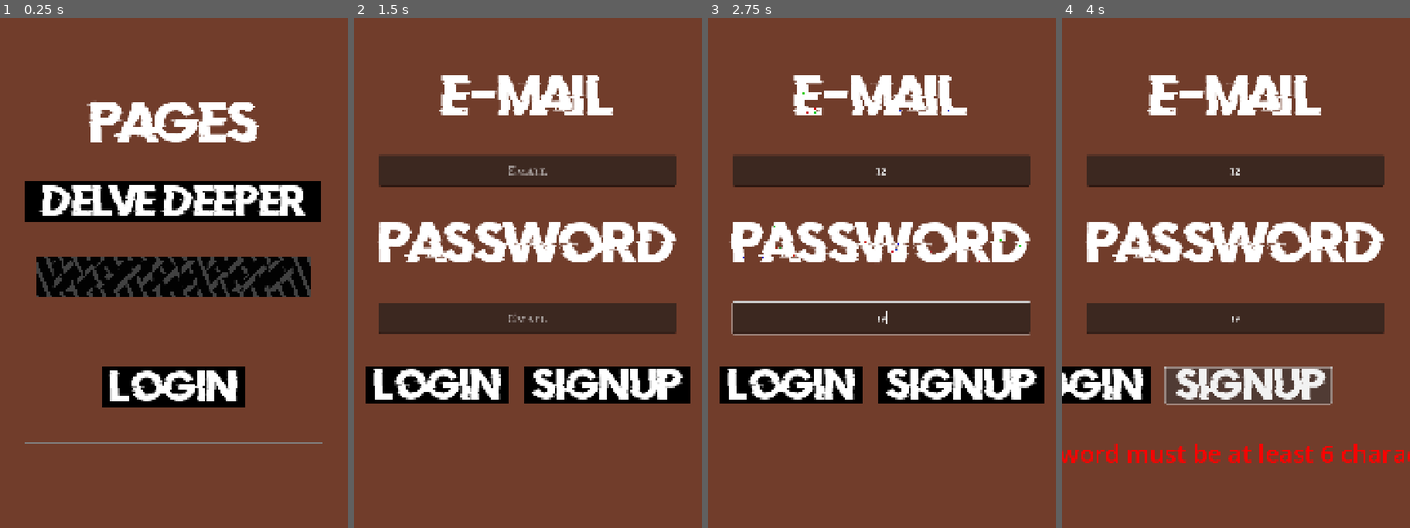
Above: before the commit, frames 1-4 (left to right).
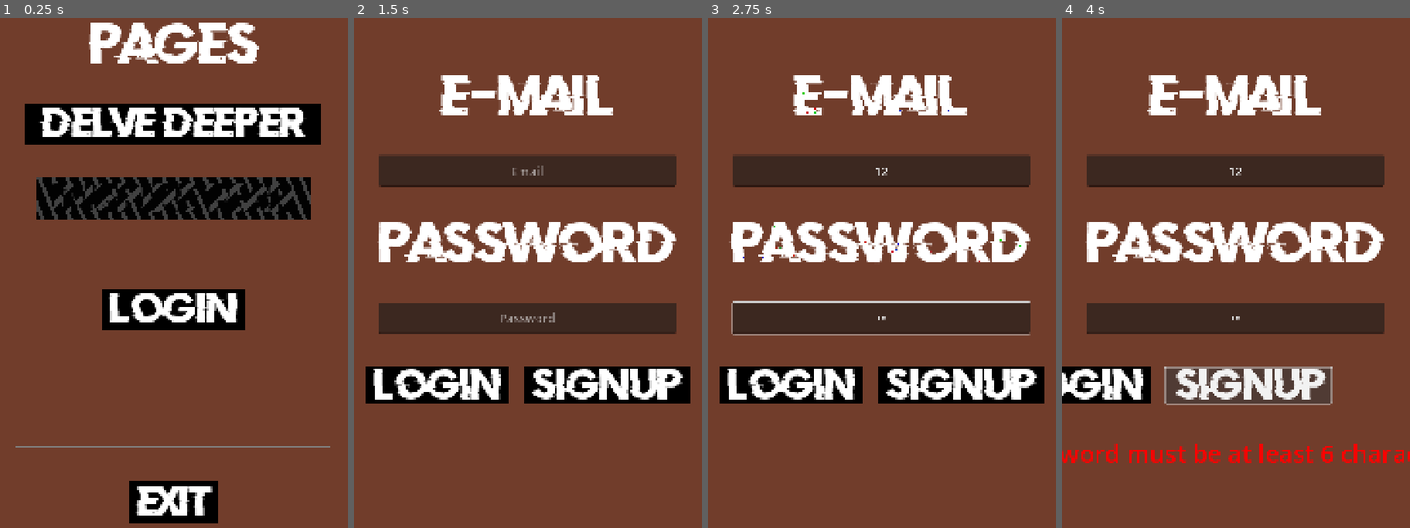
Above: after the commit, the same moments.

Repository: MurkyConspiracy/pages
Game: Godot game, scene res://scenes/pages_main.tscn
The game is run twice, just before and just after one commit, with the same random seed, the same clock (stepped at 60 frames per second) and the same inputs.
Inputs (mouse positions are in pixels of both pictures, inside the frame that each line leads up to):
- Up to frame 1 (0.25 s): no input
- Up to frame 2 (1.5 s): click "Delve Deeper" at 0.5 s; click "Login" at 1.25 s
- Up to frame 3 (2.75 s): click (882, 171) at 2.02 s; type "12" at 2.1 s; click (882, 318) at 2.25 s; type "12" at 2.33 s
- Up to frame 4 (4 s): click "Login" at 2.75 s; click "signup" at 3.5 s

The runs differ from the first frame. In frame 1, 29% of the frame differs, in the area x 4-95%, y 0-100%; in frame 2, 0.3%; in frame 3, less than 0.1%; in frame 4, 0.1%.

Commit message:
Setup authentication context
It helps to setup the auth context to be passed during api calls. The public token is indeed not an Authenticated session....
Fixed several UI related elements and added a logout button.

Diff:
--- a/scenes/pages_login.tscn
+++ b/scenes/pages_login.tscn
@@ -1,9 +1,13 @@
-[gd_scene load_steps=6 format=3 uid="uid://chp8seh84qmty"]
+[gd_scene load_steps=8 format=3 uid="uid://chp8seh84qmty"]
 
 [ext_resource type="Theme" uid="uid://5i8dq35a04rk" path="res://assets/themes/signup_menu.tres" id="1_0dlu3"]
 [ext_resource type="Script" uid="uid://dnhj063h2rxgv" path="res://scripts/pages_login.gd" id="2_ovcde"]
 [ext_resource type="Material" uid="uid://cunv4xrt0qmlh" path="res://assets/shaders/title_shader_material.tres" id="2_wulyw"]
 [ext_resource type="Script" uid="uid://c1867rm23aq7r" path="res://scripts/util/text_flip_pop.gd" id="3_ovcde"]
+
+[sub_resource type="SystemFont" id="SystemFont_ovcde"]
+
+[sub_resource type="SystemFont" id="SystemFont_jp82j"]
 
 [sub_resource type="SystemFont" id="SystemFont_wulyw"]
 
@@ -42,10 +46,12 @@
 layout_mode = 2
 size_flags_horizontal = 4
 size_flags_vertical = 6
+theme_override_fonts/font = SubResource("SystemFont_ovcde")
 theme_override_font_sizes/font_size = 25
 placeholder_text = "Email"
 alignment = 1
 max_length = 32
+virtual_keyboard_type = 5
 
 [node name="Password" type="Label" parent="CenterContainer/VBoxContainer"]
 material = ExtResource("2_wulyw")
@@ -61,10 +67,13 @@
 layout_mode = 2
 size_flags_horizontal = 4
 size_flags_vertical = 3
+theme_override_fonts/font = SubResource("SystemFont_jp82j")
 theme_override_font_sizes/font_size = 25
-placeholder_text = "Email"
+placeholder_text = "Password"
 alignment = 1
 max_length = 32
+virtual_keyboard_type = 6
+secret = true
 
 [node name="HBoxContainer" type="HBoxContainer" parent="CenterContainer/VBoxContainer"]
 layout_mode = 2
@@ -89,5 +98,6 @@
 horizontal_alignment = 1
 vertical_alignment = 1
 
+[connection signal="text_submitted" from="CenterContainer/VBoxContainer/password_input" to="." method="_on_password_input_text_submitted"]
 [connection signal="pressed" from="CenterContainer/VBoxContainer/HBoxContainer/login_button" to="." method="_on_login_button_pressed"]
 [connection signal="pressed" from="CenterContainer/VBoxContainer/HBoxContainer/signup_button" to="." method="_on_signup_button_pressed"]
--- a/scenes/pages_main.tscn
+++ b/scenes/pages_main.tscn
@@ -15,16 +15,6 @@
 grow_vertical = 2
 theme = ExtResource("1_np7sg")
 script = ExtResource("2_3jqky")
-
-[node name="UserLabel" type="Label" parent="."]
-unique_name_in_owner = true
-layout_mode = 1
-anchors_preset = 1
-anchor_left = 1.0
-anchor_right = 1.0
-offset_left = -1.0
-offset_bottom = 100.0
-grow_horizontal = 0
 
 [node name="CenterContainer" type="CenterContainer" parent="."]
 layout_mode = 1
@@ -57,6 +47,7 @@
 icon_alignment = 1
 
 [node name="Inspire_Button" type="Button" parent="CenterContainer/VBoxContainer"]
+unique_name_in_owner = true
 material = ExtResource("5_np7sg")
 custom_minimum_size = Vector2(0, 85)
 layout_mode = 2
@@ -76,8 +67,38 @@
 size_flags_vertical = 4
 text = " Login "
 
+[node name="UserLabel" type="Label" parent="CenterContainer/VBoxContainer"]
+unique_name_in_owner = true
+custom_minimum_size = Vector2(650, 100)
+layout_mode = 2
+theme_override_font_sizes/font_size = 50
+horizontal_alignment = 1
+vertical_alignment = 1
+autowrap_mode = 1
+
 [node name="HSeparator" type="HSeparator" parent="CenterContainer/VBoxContainer"]
 layout_mode = 2
 
+[node name="HBoxContainer" type="HBoxContainer" parent="CenterContainer/VBoxContainer"]
+layout_mode = 2
+size_flags_vertical = 3
+theme_override_constants/separation = 64
+alignment = 1
+
+[node name="Logout_Button" type="Button" parent="CenterContainer/VBoxContainer/HBoxContainer"]
+unique_name_in_owner = true
+visible = false
+custom_minimum_size = Vector2(0, 85)
+layout_mode = 2
+text = " LOGOUT "
+
+[node name="Exit_Button" type="Button" parent="CenterContainer/VBoxContainer/HBoxContainer"]
+unique_name_in_owner = true
+custom_minimum_size = Vector2(0, 85)
+layout_mode = 2
+text = " Exit "
+
 [connection signal="pressed" from="CenterContainer/VBoxContainer/Delve_Button" to="." method="_on_delve_button_pressed"]
 [connection signal="pressed" from="CenterContainer/VBoxContainer/Login_Button" to="." method="_on_login_button_pressed"]
+[connection signal="pressed" from="CenterContainer/VBoxContainer/HBoxContainer/Logout_Button" to="." method="_on_logout_button_pressed"]
+[connection signal="pressed" from="CenterContainer/VBoxContainer/HBoxContainer/Exit_Button" to="." method="_on_exit_button_pressed"]
--- a/scripts/pages_login.gd
+++ b/scripts/pages_login.gd
@@ -63,3 +63,7 @@
 
 func _go_to_main_menu():
 	get_tree().change_scene_to_file("res://scenes/pages_main.tscn")
+
+
+func _on_password_input_text_submitted(new_text: String) -> void:
+	_on_login_button_pressed()
--- a/scripts/pages_main.gd
+++ b/scripts/pages_main.gd
@@ -2,18 +2,21 @@
 
 @onready var delve_button: Button = %Delve_Button
 @onready var login_button: Button = %Login_Button
+@onready var inspire_button: Button = %Inspire_Button
 @onready var user_label: Label = %UserLabel
+@onready var logout_button: Button = %Logout_Button
+@onready var exit_button: Button = %Exit_Button
 
 func _ready() -> void:
 	Pages_SQL.request_completed.connect(_on_data_received)
-	if Pages_SQL.current_user != null:
-		user_label.text = Pages_SQL.current_user.email
-	#GlobalLogger.debug("SQL init disabled")
-
-	#Get loaded context and show username
+	if Pages_SQL.is_authenticated():
+		logout_button.visible = true
+		user_label.text = str(Pages_SQL.current_user.email).split("@")[0]
+		login_button.visible = false
+		inspire_button.disabled = false
+		inspire_button.material = delve_button.material
 
 
-	pass
 
 func _on_delve_button_pressed() -> void:
 	Pages_SQL.get_all_players()
@@ -32,3 +35,13 @@
 func _on_login_button_pressed() -> void:
 	if not Pages_SQL.is_authenticated():
 		get_tree().change_scene_to_file("res://scenes/pages_login.tscn")
+
+
+func _on_exit_button_pressed() -> void:
+	GlobalLogger.info("Quiting application")
+	get_tree().quit(0)
+
+
+func _on_logout_button_pressed() -> void:
+	Pages_SQL.sign_out()
+	get_tree().reload_current_scene()
--- a/scripts/util/sql_api_connection.gd
+++ b/scripts/util/sql_api_connection.gd
@@ -19,7 +19,7 @@
 	http_request.request_completed.connect(_on_request_completed)
 
 	#Check for and load saved session
-	#_load_session()
+	_load_session()
 
 
 #region Authentication
@@ -71,9 +71,12 @@
 func get_all_players():
 	var url = api_endpoint + "/rest/v1/Players?select=*"
 	var headers = [
-		"apikey: " + published_key,
-		"Authorization: Bearer " + published_key
+		"apikey: " + published_key
 	]
+	if is_authenticated():
+		headers.append("Authorization: Bearer " + str(access_token))
+	else:
+		headers.append("Authorization: Bearer " + str(published_key))
 	http_request.set_meta("request_type", "get_players")
 	http_request.request(url, headers)
 
@@ -152,7 +155,7 @@
 				current_user = auth_data.user
 				access_token = auth_data.access_token
 				auth_state_changed.emit(current_user)
-				GlobalLogger.debug("Session restored: " + str(current_user))
+				GlobalLogger.debug("Session restored: " + str(current_user.email) + " JWT Token : " + str(access_token.left(4) + "..." + str(access_token.right(4))))
 
 # Clear saved session
 func _clear_session():
